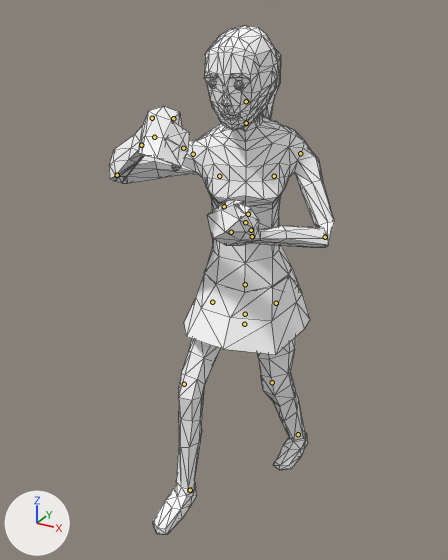
Two versions of the glTF model frontend/assets/models3d/packs/quaternius-fbx/female_dress.glb, one commit apart.
Before and after are seen from a camera (50 mm lens) standing at (0.949, -1.997, 1.824) and looking at (-0.062, -0.158, 0.905). Lighting does not change. The marker at lower left points along +X, +Y and +Z. The older version comes first. Both versions are drawn at frame 0 of the action 'attack'; the numbers are the values there. The bones that change, and the others that lie on the model, are drawn over the model as lines. Mesh edges are drawn as thin lines.

Names of what the first picture shows: 'Female'.
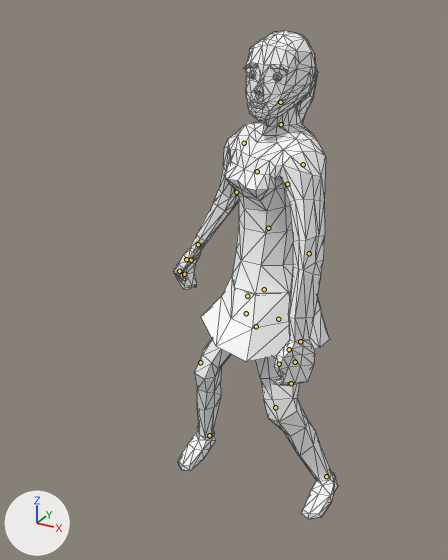
Pixel boxes (x1, y1, x2, y2) of what changed, in the pictures (448 x 560 px):
'Female', posed (27% narrower)
    before: (109, 25, 334, 534)
    after: (174, 31, 338, 519)
bone 'FootR', root to tip
    before: (190, 490) to (189, 490)
    after: (209, 435) to (209, 435)
bone 'Body', root to tip
    before: (245, 314) to (245, 314)
    after: (246, 313) to (246, 313)
bone 'Torso', root to tip
    before: (245, 222) to (245, 222)
    after: (268, 228) to (268, 227)
bone 'Head', root to tip
    before: (246, 101) to (246, 101)
    after: (280, 102) to (280, 102)
bone 'UpperArmL', root to tip
    before: (300, 153) to (301, 154)
    after: (303, 164) to (303, 165)
bone 'LowerArmL', root to tip
    before: (325, 237) to (324, 237)
    after: (309, 253) to (309, 254)
bone 'Thumb1L', root to tip
    before: (251, 230) to (251, 229)
    after: (289, 349) to (288, 349)
bone 'Thumb2L', root to tip
    before: (248, 214) to (248, 214)
    after: (279, 364) to (279, 364)
bone 'MiddleHandL', root to tip
    before: (231, 232) to (231, 231)
    after: (295, 362) to (295, 362)
bone 'FingersL', root to tip
    before: (224, 206) to (224, 206)
    after: (291, 383) to (291, 383)
bone 'UpperArmR', root to tip
    before: (193, 154) to (192, 154)
    after: (244, 143) to (244, 143)
bone 'LowerArmR', root to tip
    before: (117, 175) to (117, 175)
    after: (236, 192) to (236, 192)
bone 'MiddleHandR', root to tip
    before: (154, 137) to (155, 137)
    after: (191, 260) to (191, 260)
bone 'FingersR', root to tip
    before: (183, 148) to (183, 148)
    after: (184, 274) to (184, 274)
bone 'Thumb2R', root to tip
    before: (173, 118) to (173, 118)
    after: (179, 271) to (179, 271)
bone 'UpperLegR', root to tip
    before: (212, 302) to (212, 303)
    after: (247, 296) to (247, 296)
bone 'LowerLegR', root to tip
    before: (184, 384) to (184, 384)
    after: (200, 362) to (200, 363)
bone 'UpperLegL', root to tip
    before: (276, 303) to (276, 303)
    after: (278, 319) to (278, 320)
bone 'LowerLegL', root to tip
    before: (272, 382) to (272, 383)
    after: (275, 407) to (275, 408)
bone 'FootL', root to tip
    before: (298, 434) to (298, 434)
    after: (326, 476) to (326, 476)

Edits to the bpy script that builds the scene:
```text
Change bone_footr:
    where bone_footr = bpy.data.objects['HumanArmature'].pose.bones['FootR']  # child of 'Bone'
    bone_footr.location: (0.0, 0.867, 0.028) -> (0.268, 0.0, 0.0)
Change bone_body:
    where bone_body = bpy.data.objects['HumanArmature'].pose.bones['Body']  # child of 'Bone'
    bone_body.location: (0.021, -0.197, 0.096) -> (-0.027, -0.258, -0.028)
    bone_body.rotation_quaternion: (0.973, 0.001, 0.229, 0.003) -> (0.953, -0.018, -0.304, 0.011)  # degrees (0, 27, 0) -> degrees (-3, -35, 2)
Change bone_torso:
    where bone_torso = bpy.data.objects['HumanArmature'].pose.bones['Torso']  # child of 'Abdomen'
    bone_torso.rotation_quaternion: (0.983, 0.184, 0.0, 0.001) -> (0.997, 0.066, 0.04, -0.02)  # degrees (21, 0, 0) -> degrees (8, 5, -2)
Change bone_head:
    where bone_head = bpy.data.objects['HumanArmature'].pose.bones['Head']  # child of 'Neck'
    bone_head.rotation_quaternion: (0.968, -0.116, -0.216, 0.05) -> (0.964, -0.1, 0.245, 0.008)  # degrees (-16, -24, 9) -> degrees (-12, 28, -2)
Change bone_upperarml:
    where bone_upperarml = bpy.data.objects['HumanArmature'].pose.bones['UpperArmL']  # child of 'ShoulderL'
    bone_upperarml.rotation_quaternion: (0.771, -0.531, -0.218, -0.277) -> (0.824, -0.551, -0.13, 0.014)  # degrees (-64, -39, -15) -> degrees (-69, -11, 10)
Change bone_lowerarml:
    where bone_lowerarml = bpy.data.objects['HumanArmature'].pose.bones['LowerArmL']  # child of 'UpperArmL'
    bone_lowerarml.rotation_quaternion: (0.548, -0.744, -0.309, -0.228) -> (0.989, -0.141, 0.032, -0.009)  # degrees (-114, -43, 17) -> degrees (-16, 4, -2)
Change bone_thumb1l:
    where bone_thumb1l = bpy.data.objects['HumanArmature'].pose.bones['Thumb1L']  # child of 'PalmL'
    bone_thumb1l.rotation_quaternion: (0.899, 0.15, -0.288, -0.296) -> (0.955, -0.089, -0.12, -0.256)  # degrees (29, -25, -43) -> degrees (-7, -16, -29)
Change bone_thumb2l:
    where bone_thumb2l = bpy.data.objects['HumanArmature'].pose.bones['Thumb2L']  # child of 'Thumb1L'
    bone_thumb2l.rotation_quaternion: (0.853, -0.219, -0.05, 0.472) -> (0.982, 0.085, -0.037, 0.163)  # degrees (-25, 7, 56) -> degrees (9, -6, 18)
Change bone_middlehandl:
    where bone_middlehandl = bpy.data.objects['HumanArmature'].pose.bones['MiddleHandL']  # child of 'PalmL'
    bone_middlehandl.rotation_quaternion: (0.793, -0.601, 0.095, -0.031) -> (1.0, 0.0, 0.0, 0.0)  # degrees (-75, 6, -9) -> degrees (0, 0, 0)
Change bone_fingersl:
    where bone_fingersl = bpy.data.objects['HumanArmature'].pose.bones['FingersL']  # child of 'MiddleHandL'
    bone_fingersl.rotation_quaternion: (0.745, -0.654, 0.068, -0.113) -> (0.817, -0.569, 0.048, -0.083)  # degrees (-82, -3, -15) -> degrees (-70, -1, -11)
Change bone_upperarmr:
    where bone_upperarmr = bpy.data.objects['HumanArmature'].pose.bones['UpperArmR']  # child of 'ShoulderR'
    bone_upperarmr.rotation_quaternion: (0.843, -0.125, 0.519, 0.065) -> (0.87, -0.466, -0.161, 0.011)  # degrees (-18, 63, -2) -> degrees (-58, -16, 10)
Change bone_lowerarmr:
    where bone_lowerarmr = bpy.data.objects['HumanArmature'].pose.bones['LowerArmR']  # child of 'UpperArmR'
    bone_lowerarmr.rotation_quaternion: (0.454, -0.612, 0.273, 0.587) -> (0.974, -0.005, -0.019, 0.227)  # degrees (-66, 75, 51) -> degrees (-1, -2, 26)
Change bone_middlehandr:
    where bone_middlehandr = bpy.data.objects['HumanArmature'].pose.bones['MiddleHandR']  # child of 'PalmR'
    bone_middlehandr.rotation_quaternion: (0.831, -0.541, -0.002, -0.13) -> (0.996, 0.009, 0.043, -0.074)  # degrees (-65, -8, -12) -> degrees (1, 5, -9)
Change bone_fingersr:
    where bone_fingersr = bpy.data.objects['HumanArmature'].pose.bones['FingersR']  # child of 'MiddleHandR'
    bone_fingersr.rotation_quaternion: (0.615, -0.768, -0.14, -0.112) -> (0.854, -0.519, -0.013, 0.04)  # degrees (-103, -20, 5) -> degrees (-63, 1, 5)
Change bone_thumb2r:
    where bone_thumb2r = bpy.data.objects['HumanArmature'].pose.bones['Thumb2R']  # child of 'Thumb1R'
    bone_thumb2r.rotation_quaternion: (0.899, -0.434, -0.053, 0.034) -> (0.967, -0.241, 0.016, 0.079)  # degrees (-52, -4, 6) -> degrees (-28, 4, 8)
Change bone_upperlegr:
    where bone_upperlegr = bpy.data.objects['HumanArmature'].pose.bones['UpperLegR']  # child of 'Body'
    bone_upperlegr.rotation_quaternion: (0.93, -0.29, 0.205, 0.095) -> (0.938, -0.285, -0.196, 0.026)  # degrees (-34, 26, 4) -> degrees (-36, -21, 10)
Change bone_lowerlegr:
    where bone_lowerlegr = bpy.data.objects['HumanArmature'].pose.bones['LowerLegR']  # child of 'UpperLegR'
    bone_lowerlegr.rotation_quaternion: (0.973, 0.232, 0.0, 0.0) -> (0.938, 0.346, 0.0, 0.0)  # degrees (27, 0, 0) -> degrees (40, 0, 0)
Change bone_upperlegl:
    where bone_upperlegl = bpy.data.objects['HumanArmature'].pose.bones['UpperLegL']  # child of 'Body'
    bone_upperlegl.rotation_quaternion: (0.975, -0.016, 0.22, 0.011) -> (0.965, -0.062, -0.192, -0.166)  # degrees (-2, 25, 1) -> degrees (-4, -23, -19)
Change bone_lowerlegl:
    where bone_lowerlegl = bpy.data.objects['HumanArmature'].pose.bones['LowerLegL']  # child of 'UpperLegL'
    bone_lowerlegl.rotation_quaternion: (0.976, 0.217, 0.0, 0.0) -> (0.959, 0.284, 0.0, 0.0)  # degrees (25, 0, 0) -> degrees (33, 0, 0)
Change bone_footl:
    where bone_footl = bpy.data.objects['HumanArmature'].pose.bones['FootL']  # child of 'Bone'
    bone_footl.location: (0.0, -0.512, -0.017) -> (-0.539, 0.0, 0.0)
```
